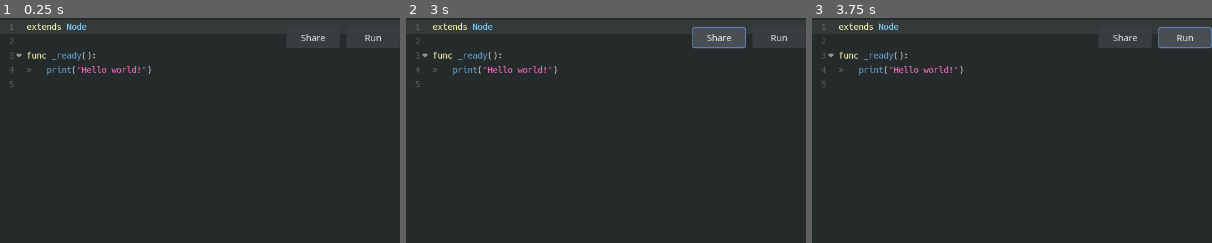
Above: before the commit, frames 1-3 (left to right).
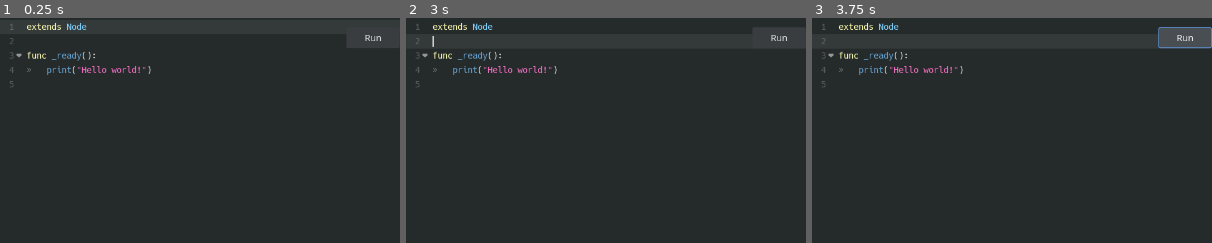
Above: after the commit, the same moments.

Repository: gdscript-online/gdscript-online.github.io
Game: Godot game, scene res://main.tscn
Two runs of this game, one before a commit and one after it. Both use one fixed random seed, a clock stepped at 60 frames per second and the inputs below.
Inputs (mouse positions are % of the whole screen's width and height, from its top left):
- Up to frame 1 (0.25 s): no input
- Up to frame 2 (3 s): click (39, 4) at 0.5 s, where only the run before the commit has a clickable "Share"; click "Run" at 1.25 s; click "Run" at 2 s; click (39, 4) at 2.75 s, where only the run before the commit has a clickable "Share"
- Up to frame 3 (3.75 s): click "Run" at 3.5 s
The pictures show only the part of the screen within x 0-50%, y 0-50%; the shares and areas given below are measured in that part.

The runs differ from the first frame. In frame 1, 0.1% of the frame differs, in the area x 75-82%, y 7-11%; in frame 2, 0.7%, in the area x 6-85%, y 4-14%; in frame 3, less than 0.1%.

Commit message:
Update to Godot 3.5.2, fix Share button tooltip

Diff:
--- a/main.tscn
+++ b/main.tscn
@@ -77,7 +77,7 @@
 margin_right = -111.0
 margin_bottom = 48.0
 grow_horizontal = 0
-hint_tooltip = "Shortcut: Ctrl + Enter"
+hint_tooltip = "Copies a link to this website to the clipboard with the current code pre-placed."
 text = "Share"
 
 [node name="CopiedTimer" type="Timer" parent="HSplitContainer/VBoxContainer/ScriptEditor"]
--- a/main_window.gd
+++ b/main_window.gd
@@ -1,4 +1,4 @@
-# Copyright © 2019-2022 Hugo Locurcio and contributors - MIT License
+# Copyright © 2019-present Hugo Locurcio and contributors - MIT License
 # See `LICENSE.md` included in the source distribution for details.
 extends Control
 
--- a/resources/theme.tres
+++ b/resources/theme.tres
@@ -1,6 +1,10 @@
 [gd_resource type="Theme" load_steps=11 format=2]
 
 [ext_resource path="res://fonts/noto_sans_regular.tres" type="DynamicFontData" id=1]
+
+[sub_resource type="DynamicFont" id=9]
+size = 15
+font_data = ExtResource( 1 )
 
 [sub_resource type="StyleBoxFlat" id=1]
 bg_color = Color( 0.223529, 0.239216, 0.25098, 1 )
@@ -71,10 +75,6 @@
 corner_radius_bottom_left = 3
 corner_detail = 4
 
-[sub_resource type="DynamicFont" id=9]
-size = 15
-font_data = ExtResource( 1 )
-
 [resource]
 default_font = SubResource( 9 )
 Button/colors/font_color = Color( 0.878431, 0.878431, 0.878431, 1 )
@@ -82,7 +82,7 @@
 Button/colors/font_color_hover = Color( 0.941176, 0.941176, 0.941176, 1 )
 Button/colors/font_color_pressed = Color( 1, 1, 1, 1 )
 Button/constants/hseparation = 2
-Button/fonts/font = null
+Button/fonts/font = SubResource( 9 )
 Button/styles/disabled = SubResource( 1 )
 Button/styles/focus = SubResource( 2 )
 Button/styles/hover = SubResource( 3 )
@@ -119,7 +119,7 @@
 TextEdit/constants/completion_max_width = 50
 TextEdit/constants/completion_scroll_width = 3
 TextEdit/constants/line_spacing = 4
-TextEdit/fonts/font = null
+TextEdit/fonts/font = SubResource( 9 )
 TextEdit/icons/fold = null
 TextEdit/icons/folded = null
 TextEdit/icons/space = null
@@ -132,5 +132,5 @@
 TooltipLabel/colors/font_color_shadow = Color( 0, 0, 0, 0 )
 TooltipLabel/constants/shadow_offset_x = 0
 TooltipLabel/constants/shadow_offset_y = 0
-TooltipLabel/fonts/font = null
+TooltipLabel/fonts/font = SubResource( 9 )
 TooltipPanel/styles/panel = SubResource( 8 )
--- a/run_button.gd
+++ b/run_button.gd
@@ -1,4 +1,4 @@
-# Copyright © 2019-2022 Hugo Locurcio and contributors - MIT License
+# Copyright © 2019-present Hugo Locurcio and contributors - MIT License
 # See `LICENSE.md` included in the source distribution for details.
 extends Button
 
--- a/script_editor.gd
+++ b/script_editor.gd
@@ -1,4 +1,4 @@
-# Copyright © 2019-2022 Hugo Locurcio and contributors - MIT License
+# Copyright © 2019-present Hugo Locurcio and contributors - MIT License
 # See `LICENSE.md` included in the source distribution for details.
 extends TextEdit
 
@@ -162,7 +162,7 @@
 	add_color_region("'", "'", STRING_COLOR, false)
 	add_color_region("#", "", COMMENT_COLOR, false)
 
-	# Generate printing functions
+	# Generate printing functions.
 	for print_func in PRINT_FUNCS:
 		script_shim += print_func_template.format({
 				name = print_func,
@@ -170,13 +170,16 @@
 				end_separator = "" if print_func == "printraw" else "\\n",
 		})
 
-	# Load initial URL hash, if present
+	# Load initial URL hash, if present.
 	_try_load_url_hash_text()
 
-	# Subscribe to URL hash changes
-	if OS.has_feature('JavaScript'):
+	# Subscribe to URL hash changes.
+	if OS.has_feature("JavaScript"):
 		_on_hashchange_callback = JavaScript.create_callback(self, "_on_hashchange")
 		JavaScript.get_interface("window").addEventListener("hashchange", _on_hashchange_callback)
+	else:
+		# Share button is only supported on HTML5, as it requires executing JavaScript code.
+		$ShareButton.visible = false
 
 func _run_button_pressed() -> void:
 	# Clear the Output panel.
@@ -222,7 +225,7 @@
 				set_line(line, get_line(line).substr(1))
 
 
-func _on_ShareButton_pressed():
+func _on_ShareButton_pressed() -> void:
 	var newUrl = _set_url_hash_source(text)
 	if newUrl != null:
 		OS.clipboard = newUrl
@@ -230,17 +233,20 @@
 		$CopiedTimer.start()
 
 
-func _on_CopiedTimer_timeout():
+func _on_CopiedTimer_timeout() -> void:
 	$ShareButton.text = "Share"
 
-func _try_load_url_hash_text():
+
+func _try_load_url_hash_text() -> void:
 	var query_gd = _get_url_hash_source()
 	if query_gd != null:
 		text = query_gd
 
-func _on_hashchange(_event):
+
+func _on_hashchange(_event) -> void:
 	print("Hash changed")
 	_try_load_url_hash_text()
+
 
 func _get_url_hash_source():
 	var param = _get_url_hash()
@@ -258,6 +264,7 @@
 
 	return raw.get_string_from_utf8()
 
+
 func _set_url_hash_source(source: String):
 	var uncompressed := source.to_utf8()
 	var compressed := uncompressed.compress(File.COMPRESSION_GZIP)
@@ -270,6 +277,7 @@
 
 	var base64url := _base64_to_base64url(base64)
 	return _set_url_hash(base64url)
+
 
 func _base64url_to_base64(base64url: String) -> String:
 	var base64 = base64url.replace("-", "+").replace("_", "/")
@@ -277,18 +285,23 @@
 		base64 += "=".repeat(4 - base64.length() % 4)
 	return base64
 
+
 func _base64_to_base64url(base64: String) -> String:
 	return base64.replace("+", "-").replace("/", "_").rstrip("=")
 
+
 func _get_url_hash():
-	if OS.has_feature('JavaScript'):
+	if OS.has_feature("JavaScript"):
 		var location = JavaScript.get_interface("location")
 		if location.hash != "":
 			return location.hash.substr(1)
+
+	push_error("`_get_url_hash()` requires JavaScript code execution, which means it can only work in HTML5. Returning `null`.")
 	return null
 
+
 func _set_url_hash(value: String):
-	if OS.has_feature('JavaScript'):
+	if OS.has_feature("JavaScript"):
 		var location = JavaScript.get_interface("location")
 		print("Setting location.hash (\"%s\") = \"%s\"" % [location.hash, value])
 		if ((location.hash != "" && location.hash.substr(1) != value) ||
@@ -299,8 +312,10 @@
 				history.pushState(JavaScript.create_object("Object"), "", url)
 				print("Navigated to: %s" % url.toString())
 				return url.toString()
+
+	push_error("`_set_url_hash()` requires JavaScript code execution, which means it can only work in HTML5. Returning `null`.")
 	return null
 
 
-func _on_ScriptEditor_text_changed():
+func _on_ScriptEditor_text_changed() -> void:
 	_set_url_hash("")
Not shown, changed: icon.png.import
Not shown, changed: icon.svg.import
Not shown, changed: .github/workflows/godot-ci.yml
Not shown, changed: LICENSE.md
Not shown, changed: README.md
